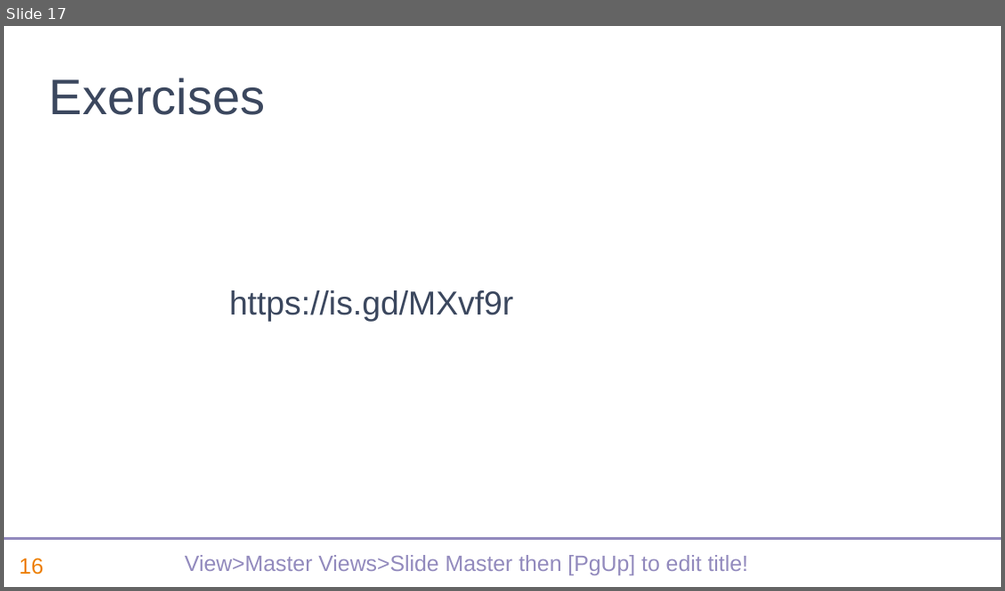
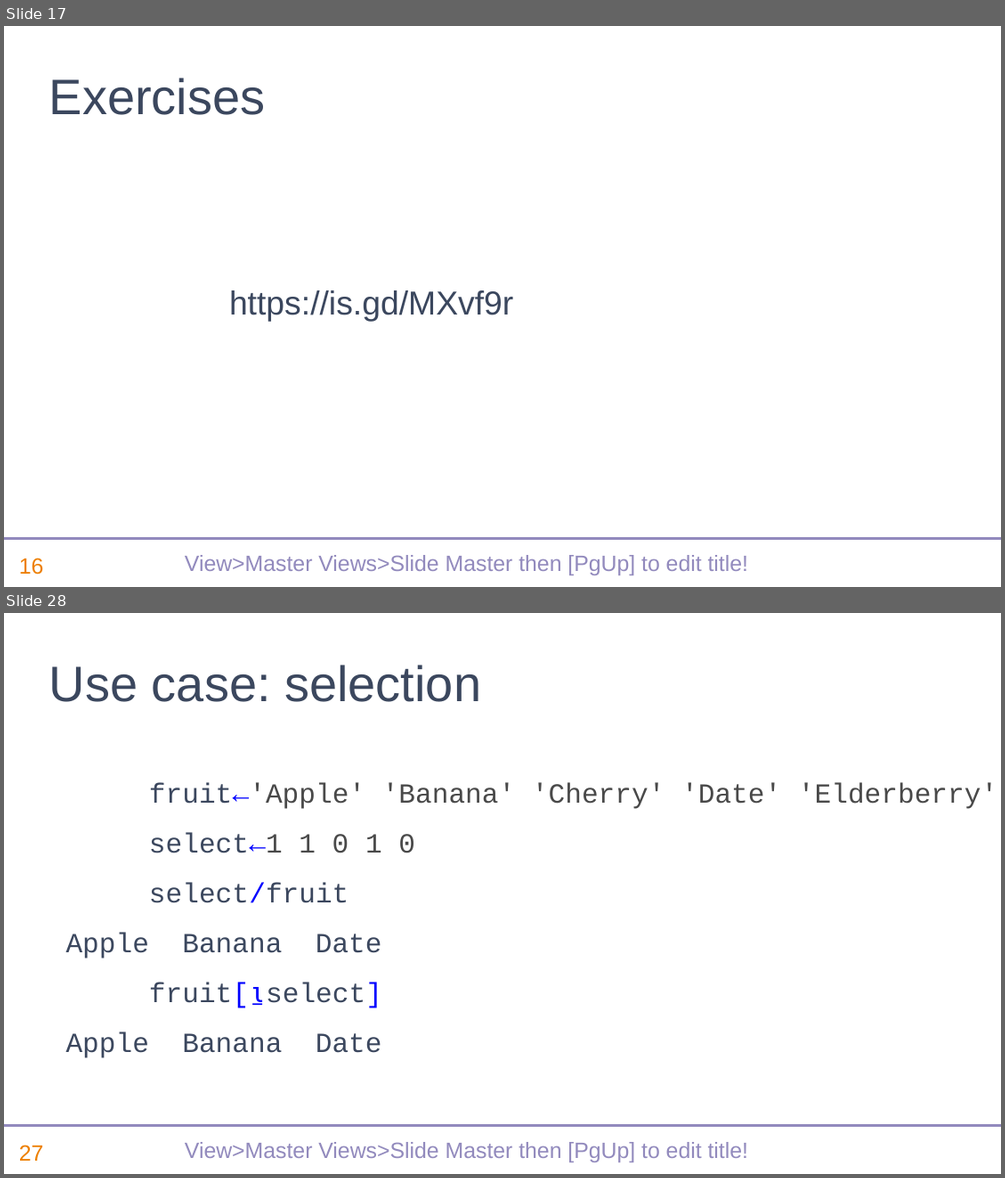
Before and after one commit to dyalog-training/2022-SP1, a slide deck: sp1-recent-features-dyalog.pptx. Shown one above the other, each under a label of ours: slide 17 before the commit, slides 17 and 28 after it; the slides between them are not shown. The pictures are 1005x591 and 1005x1178 pixels, drawn with LibreOffice and Linux fonts; fonts in the diff are those of the drawing; background and template pictures are left out. Boxes give left, top, right and bottom in pixels: in the first picture for what was removed or moved away, otherwise in the second. Text is boxed around its words. In the diff, an @@ line names an element or a change of style, - is before the commit and + after.

```diff
--- a/sp1-recent-features-dyalog.pptx
+++ b/sp1-recent-features-dyalog.pptx
@@ slide 28 added at bbox=[4, 613, 1001, 1174], background #FFFFFF; not listed: 3 template elements that a slide beside it also shows @@
@@ title added at bbox=[49, 665, 481, 702], 36 pt, text #3B475E @@
+Use case: selection
@@ text added at bbox=[66, 783, 997, 1058], 20 pt, text #3B475E @@
+fruit←'Apple' 'Banana' 'Cherry' 'Date' 'Elderberry'
+select←1 1 0 1 0
+select/fruit
+Apple Banana Date
+fruit[⍸select]
+Apple Banana Date
```
Also in this commit, not shown: 19 other slides added.
